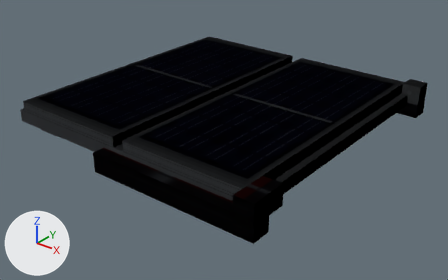
The OBJ model src/main/resources/assets/electricity/models/pv_flat/pv_flat.obj: old version first, new version second.
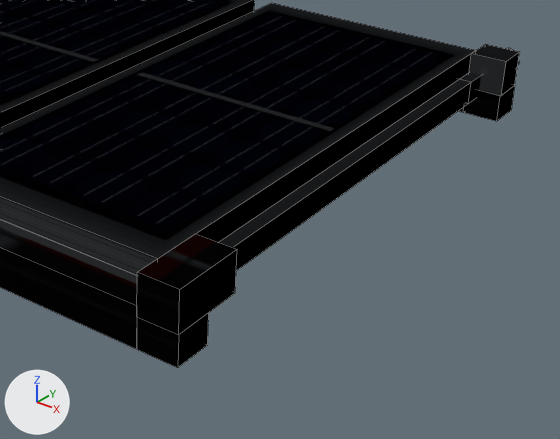
There are two pictures of each version: one whole from a 50 mm lens placed at (1.204, -1.491, 0.859), pointed at (0.037, -0.032, -0.045), one close up on the part from 36% to 100% of the width and 20% to 100% of the height. Every picture has the same lights, and +X, +Y and +Z are marked at lower left. The last two pictures show the newer version. The close-ups show mesh edges as thin lines. Where no turn or scale is listed for an object, it has been applied to the vertices.

Names of what the first close-up shows: 'frame', 'harness', 'harness.001', 'harness_entry_north', 'harness_entry_south', 'harness_entry_south.001', 'harness_input', 'modules.001', 'modules.002'.
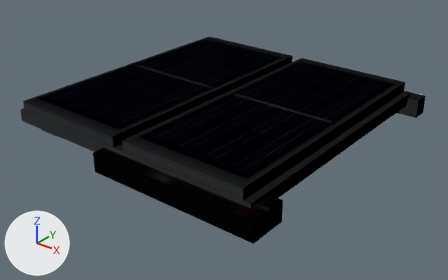
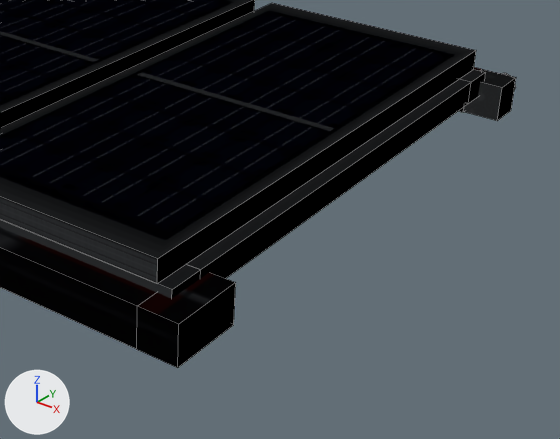
Where the change shows, as pixel boxes (x1, y1, x2, y2) in the close-ups (560 x 439 px):
'harness', moved
    before: (137, 250, 237, 335)
    after: (137, 283, 236, 368)
'harness.001', mesh moved
    before: (138, 234, 237, 289)
    after: (138, 272, 236, 324)
'harness_input', moved
    before: (469, 44, 520, 95)
    after: (464, 69, 516, 121)
'harness_entry_north', reshaped (mostly hidden afterwards)
    before: (459, 86, 515, 121)
    after: (459, 107, 464, 112)
part 3 of me_harness_entry_north, deleted
    before: (463, 86, 515, 121)

The edits, one by one:
me_harness is used by ob_harness; location (0.0, 0.0, 0.0).
me_harness had 8 vertices, 5 faces and spanned x 0.4375..0.5, y -0.5..-0.38, z 0.0475..0.11.
me_harness now has 8 vertices, 5 faces and spans x 0.4375..0.5, y -0.5..-0.38, z 0.0..0.0625.
me_harness part 1: the whole mesh is moved by (0.0, 0.0, -0.0475).
me_harness_001 is used by ob_harness_001; location (0.0, 0.0, 0.0).
me_harness_001 had 4 vertices, 1 face and spanned x 0.4375..0.5, y -0.5..-0.38, z 0.11.
me_harness_001 now has 4 vertices, 1 face and spans x 0.4375..0.5, y -0.5..-0.38, z 0.0625.
me_harness_001 part 2: the whole mesh is moved by (0.0, 0.0, -0.0475).
me_harness_entry_north is used by ob_harness_entry_north; location (0.0, 0.0, 0.0).
Verts and faces of me_harness_entry_north; kept vertices keep their numbers, new ones are numbered from 14.
Before the commit, vertices of me_harness_entry_north: 0 (0.5, 0.5, 0.047) at pixel (514, 85), 1 (0.438, 0.5, 0.047), 4 (0.438, 0.438, 0.0) at pixel (463, 112), 5 (0.438, 0.5, 0.0), 10 (0.5, 0.438, 0.0) at pixel (496, 121).
Before the commit, vertices of me_harness_entry_north: 11 (0.5, 0.5, 0.0) at pixel (511, 110), 12 (0.5, 0.438, 0.047) at pixel (500, 96), 13 (0.438, 0.438, 0.047).
me_harness_entry_north had 14 vertices, 10 faces and spanned x -0.062..0.5, y 0.438..0.5, z 0.0..0.062.
me_harness_entry_north now has 8 vertices, 5 faces and spans x -0.062..0.438, y 0.438..0.5, z 0.0..0.062.
Part 3, on me_harness_entry_north:
Vertices deleted: 0, 1, 10 to 13 (with the faces that use them).
me_harness_input is used by ob_harness_input; location (0.0, 0.0, 0.0).
me_harness_input had 24 vertices, 20 faces and spanned x 0.4375..0.5, y 0.44..0.533, z 0.0475..0.11.
me_harness_input now has 24 vertices, 20 faces and spans x 0.4375..0.5, y 0.44..0.533, z 0.0..0.0625.
me_harness_input part 4: the whole mesh is moved by (0.0, 0.0, -0.0475).
